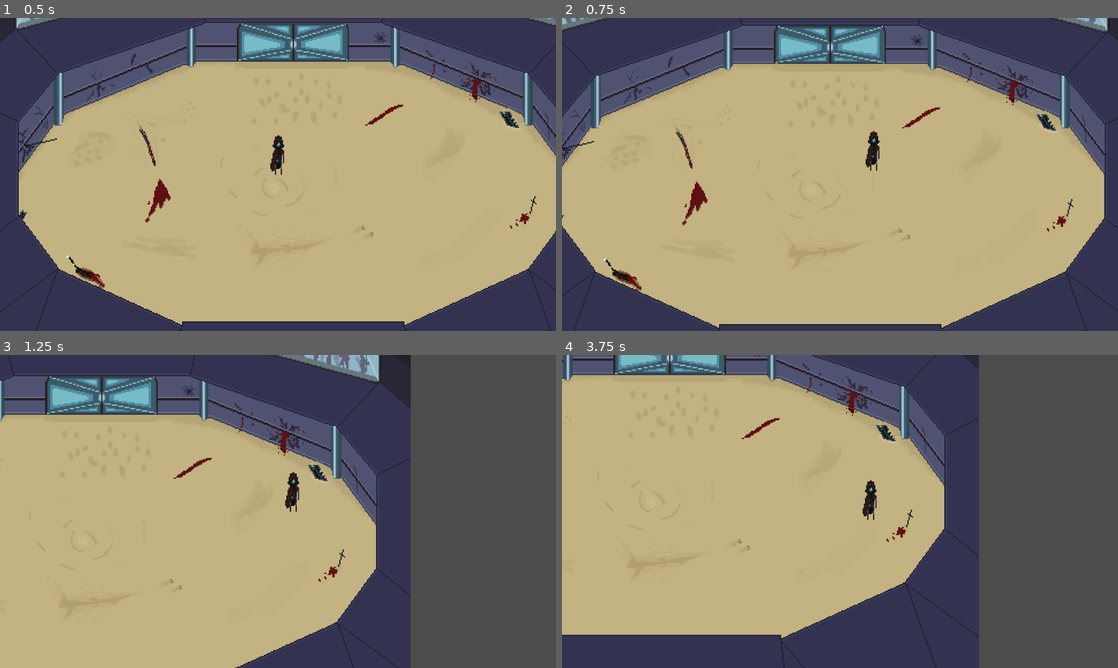
Above: before the commit, frames 1-4 (two rows, left to right).
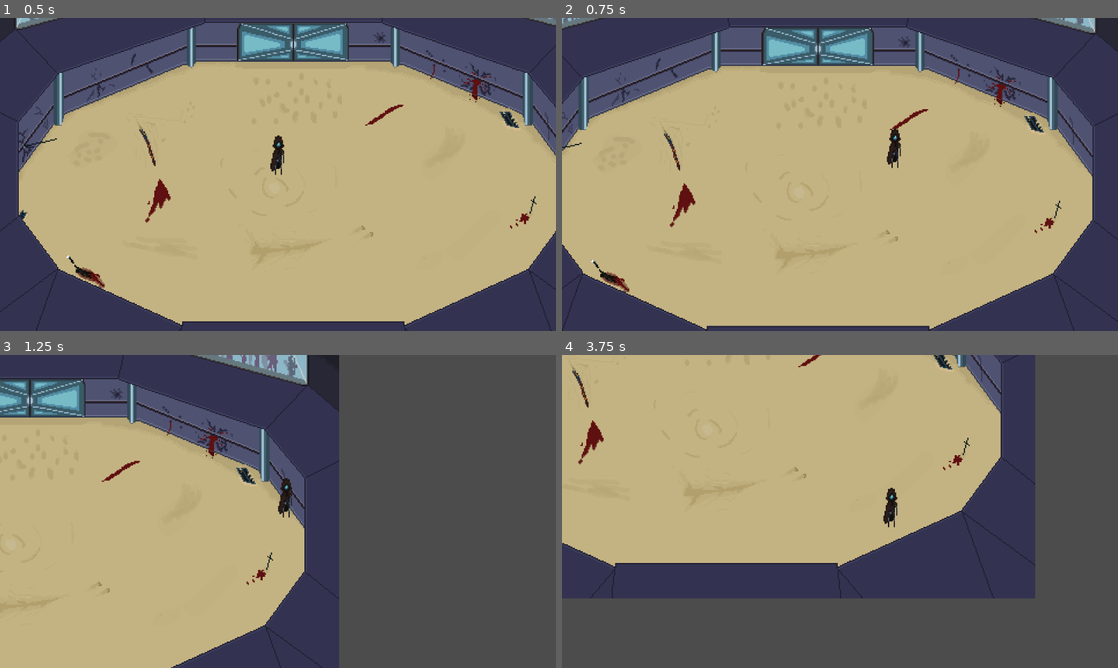
Above: after the commit, the same moments.

Repository: BeaverNotACat/Iudus-Project
Game: Godot game, scene res://World.tscn
Two runs of this game, one before a commit and one after it. Both use one fixed random seed, a clock stepped at 60 frames per second and the inputs below.
Inputs (mouse positions are in pixels of both pictures, inside the frame that each line leads up to):
- Up to frame 1 (0.5 s): no input
- Up to frame 2 (0.75 s): tap Enter at 0.5 s; move the mouse to (962, 158) at 0.52 s; hold D (ui_right) from 0.53 s (still down); tap Space (dash) at 0.6 s
- Up to frame 3 (1.25 s): keep holding D (ui_right)
- Up to frame 4 (3.75 s): move the mouse to (728, 527) at 1.27 s; release D (ui_right) at 1.28 s; hold S (ui_down) 1.28-2.03 s; tap Space (dash) at 1.35, 2.3, 2.85, 3.6 s; move the mouse to (895, 442) at 2.02 s; hold D (ui_right) 2.03-2.78 s; click (895, 442) at 2.1 s; move the mouse to (812, 574) at 2.77 s; hold W (ui_up) 2.78-3.53 s; move the mouse to (1006, 558) at 3.52 s; hold A (ui_left) from 3.53 s (still down)

Frame 1 is identical in both runs. In frame 2, 13% of the frame differs, in the area x 0-100%, y 0-100%; in frame 3, 29%; in frame 4, 45%, in the area x 0-86%, y 0-100%.

Commit message:
Полировка физики
Убрал ненужные дельты
Стал домножать ускорение на дельту, что убрало графические артефакты
А, и переименновал функцию получения коллизий в колайд

Diff:
--- a/Character/Character.gd
+++ b/Character/Character.gd
@@ -1,10 +1,10 @@
 extends KinematicBody2D
 
 #Константные значения для физики
-export var ACCELERATION = 25
+export var ACCELERATION = 800
 export var MAX_SPEED = 150
-export var FRICTION = 0.57
-export var DASH_SPEED = 100
+export var FRICTION = 1000
+export var DASH_SPEED = 10000
 export var DASH_LENGHT = 0.2
 export var MELEE_CHARGING_TIME = 1
 
@@ -38,26 +38,26 @@
 	match state:
 		MOVE:
 			move_character(delta)
-			get_dash_input(delta)
+			get_dash_input()
 			get_attack_pressed()
-			get_collisions()
+			collide()
 		DASH:
-			dash()
-			get_collisions()
+			dash(delta)
+			collide()
 		ATTACK_PREPARE:
 			move_character(delta)
-			get_dash_input(delta)
+			get_dash_input()
 			get_attack_released()
-			get_collisions()
+			collide()
 	#Дебаг
-		#print(velocity)
+	print(velocity)
 		#print(aim_direction)
 		#print(position)
 		#print(state)
 
 ########################
 #Получаем направление движение
-func get_move_direction(_delta):
+func get_move_direction():
 	var motion_input = Vector2.ZERO
 	motion_input.x = Input.get_action_strength("ui_right") - Input.get_action_strength("ui_left")
 	motion_input.y = Input.get_action_strength("ui_down") - Input.get_action_strength("ui_up")
@@ -66,7 +66,7 @@
 
 #Получаем направление прицеливания
 #Если goal 1, то выводим градусы, иначе единичный вектор
-func get_aim_direction(_delta, goal):
+func get_aim_direction(goal):
 	var mouse_pos = get_global_mouse_position()
 	aim_direction = global_position.direction_to(mouse_pos)
 	aim_direction = aim_direction.normalized()
@@ -76,11 +76,11 @@
 		return(aim_direction.angle())
 
 #Меняем состояние и начинаем дейсвие, если соблюдены условия
-func get_dash_input(delta):
+func get_dash_input():
 	if Input.is_action_just_pressed("dash"):
 		state = DASH
 		dash_timer.start(DASH_LENGHT)
-		dash_direction = get_aim_direction(delta, 0)
+		dash_direction = get_aim_direction(0)
 		velocity = Vector2.ZERO
 
 #Узнаем ЗАЖАТА ли кнопка, если да то начинаем зарядку сильной атаки по таймеру
@@ -100,15 +100,16 @@
 
 #Двигаем спрайт спрайт по физике плюс обрабатываем коллизии
 func move_character(delta):
-	if get_move_direction(delta) != Vector2.ZERO:
+	if get_move_direction() != Vector2.ZERO:
 		velocity = velocity.clamped(MAX_SPEED)
-		velocity = velocity.move_toward(MAX_SPEED * get_move_direction(delta), ACCELERATION)
+		velocity = velocity.move_toward(MAX_SPEED * get_move_direction(), ACCELERATION * delta)
 	else:
-		velocity = velocity.linear_interpolate(Vector2.ZERO, FRICTION)
+		velocity = velocity.clamped(MAX_SPEED)
+		velocity = velocity.move_toward(Vector2.ZERO, FRICTION * delta)
 
 #Двигаем спрайт со скоростью дэша
-func dash():
-	velocity += DASH_SPEED * dash_direction
+func dash(delta):
+	velocity += DASH_SPEED * dash_direction * delta
 
 #Пока пропустим
 func light_melee_attack():
@@ -118,7 +119,7 @@
 	state = MOVE
 
 #обработка коллизий внесенная в отдельную функцию
-func get_collisions():
+func collide():
 	velocity = move_and_slide(velocity)
 
 #Возвращаемся в стандартное состояние, по истечениюю таймера
